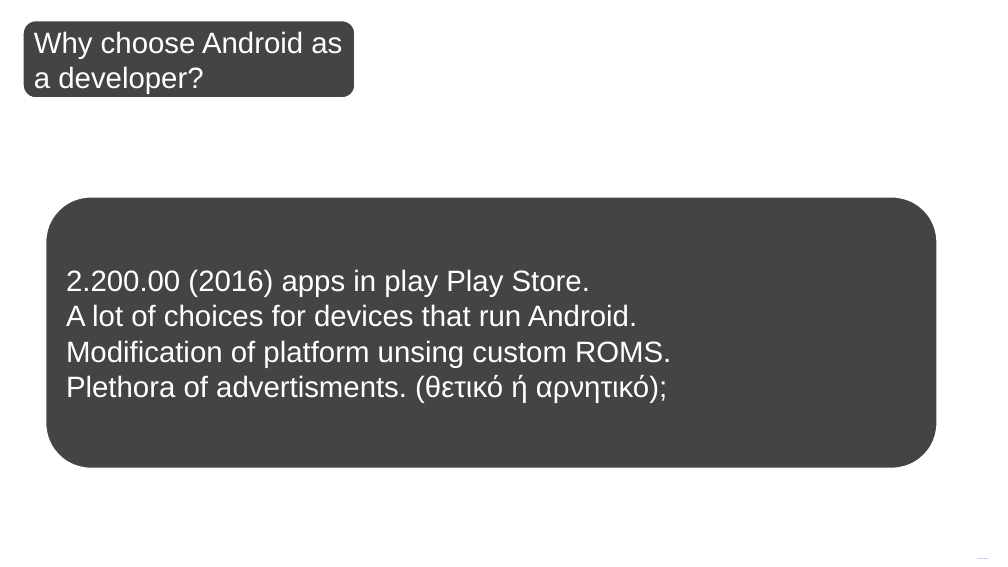
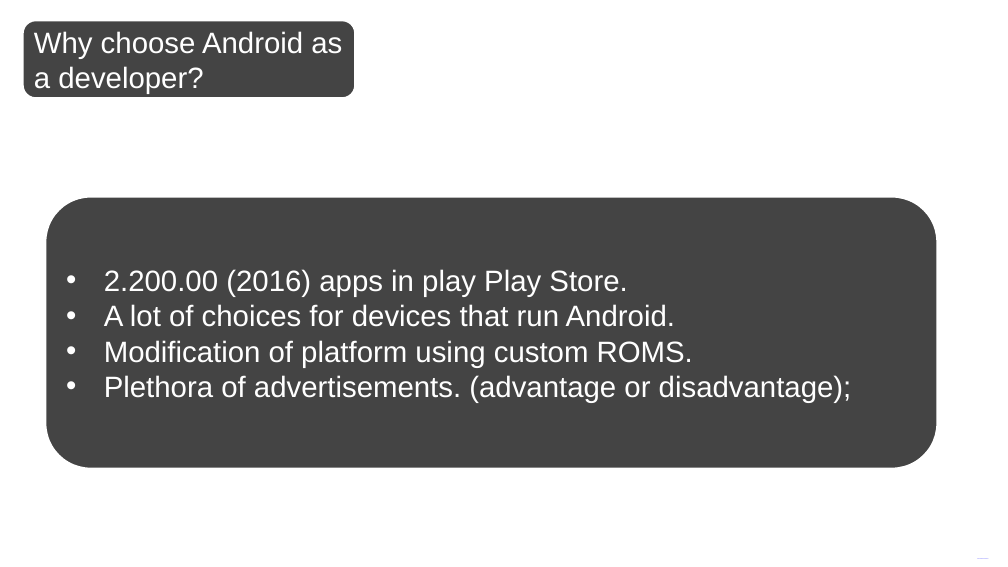
Before and after one commit to georgemakrakis/Android_Light_Sensor_Example, a slide deck: slide 5 of Android_Dev_Event_Nov_2016.pptx. Drawn at 1008x567 pixels with LibreOffice and Linux fonts; fonts in the diff are those of the drawing; background and template pictures are left out. Boxes give left, top, right and bottom in pixels: in the first picture for what was removed or moved away, otherwise in the second. Text is boxed around its words. In the diff, an @@ line names an element or a change of style, - is before the commit and + after.

Commit message:
Presentation modification

```diff
--- a/Android_Dev_Event_Nov_2016.pptx
+++ b/Android_Dev_Event_Nov_2016.pptx
@@ text in rounded rectangle at (104, 269, 675, 327): bullet none to • @@
@@ text in rounded rectangle at (104, 340, 852, 403): text changed @@
-Modification of platform unsing custom ROMS.
-Plethora of advertisments. (θετικό ή αρνητικό);
+• Modification of platform using custom ROMS.
+• Plethora of advertisements. (advantage or disadvantage);
```
Also in this commit, not shown: 1 slide added.
